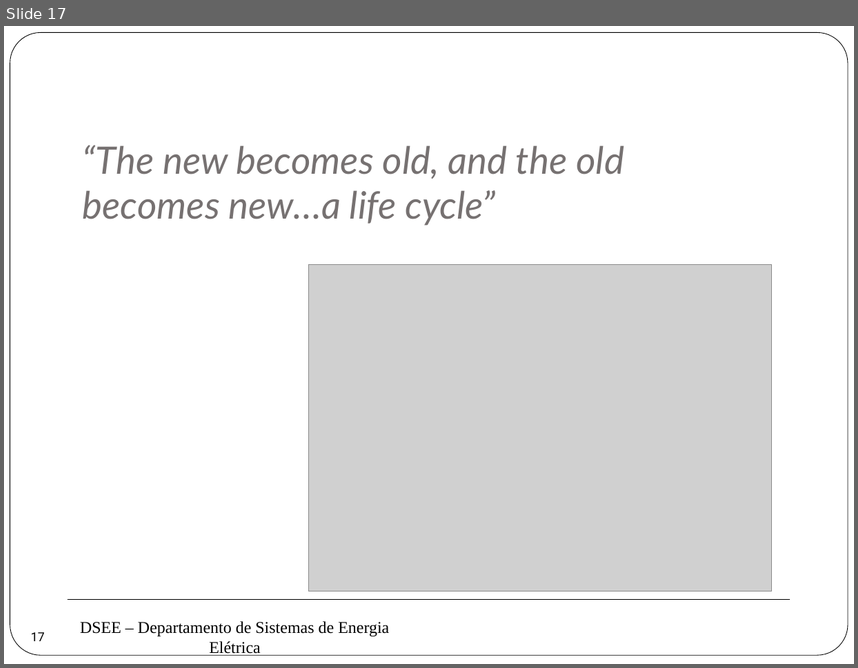
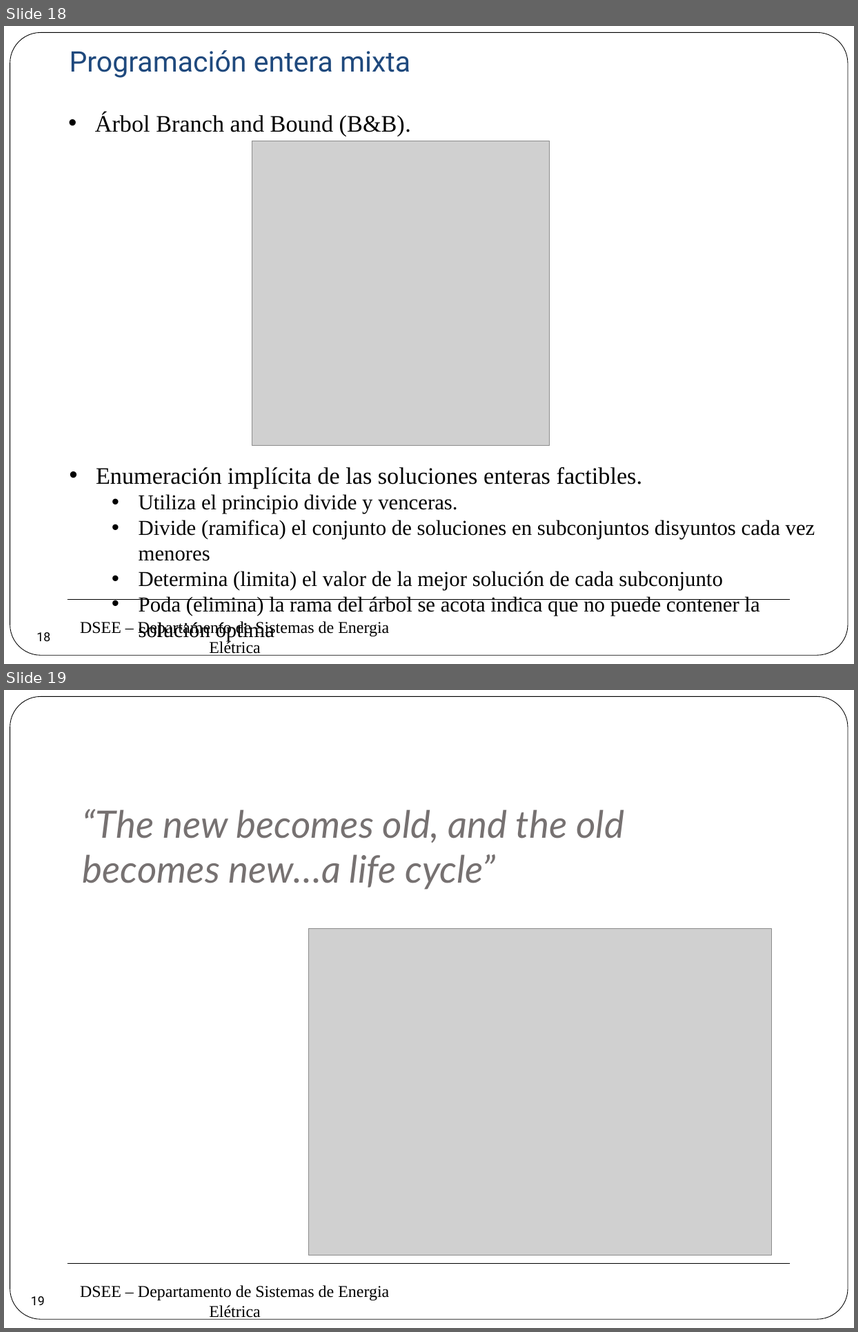
Before and after one commit to erikfilias/Power-Systems-Optimization-using-Julia-Language, a slide deck: 1. Lectures/Introducción a la Optimización aplicada a Sistemas de Energía Eléctrica/Dia 1/4. Programación Lineal (2).pptx. Shown one above the other, each under a label of ours: slide 17 before the commit, slides 18 and 19 after it. The pictures are 858x668 and 858x1332 pixels, drawn with LibreOffice and Linux fonts; fonts in the diff are those of the drawing; grey boxes stand for pictures; background and template pictures are left out. Boxes give left, top, right and bottom in pixels: in the first picture for what was removed or moved away, otherwise in the second. Text is boxed around its words. In the diff, an @@ line names an element or a change of style, - is before the commit and + after.

Commit message:
update

```diff
--- a/1. Lectures/Introducción a la Optimización aplicada a Sistemas de Energía Eléctrica/Dia 1/4. Programación Lineal (2).pptx
+++ b/1. Lectures/Introducción a la Optimización aplicada a Sistemas de Energía Eléctrica/Dia 1/4. Programación Lineal (2).pptx
@@ slide 18 added at (x1=4, y1=26, x2=854, y2=664), background #FFFFFF; not listed: 3 template elements that a slide beside it also shows @@
@@ text added at (x1=70, y1=50, x2=410, y2=78), 24 pt, text #1F497D @@
+Programación entera mixta
@@ text added at (x1=95, y1=113, x2=411, y2=136), 20 pt, text #000000 @@
+• Árbol Branch and Bound (B&B).
@@ picture added at (x1=252, y1=141, x2=550, y2=445) @@
@@ text added at (x1=96, y1=467, x2=815, y2=641), 18 pt, text #000000 @@
+• Enumeración implícita de las soluciones enteras factibles.
+  • Utiliza el principio divide y venceras.
+  • Divide (ramifica) el conjunto de soluciones en subconjuntos disyuntos cada vez menores
+  • Determina (limita) el valor de la mejor solución de cada subconjunto
+  • Poda (elimina) la rama del árbol se acota indica que no puede contener la solución óptima
@@ page number added at (x1=27, y1=620, x2=60, y2=653), 10.5 pt, text #000000 @@
+18
@@ what was slide 17 is now slide 19 @@
@@ page number at (x1=31, y1=1296, x2=45, y2=1305): text changed @@
-17
+19
```
Also in this commit, not shown: 1 slide changed, 1 other slide added.
